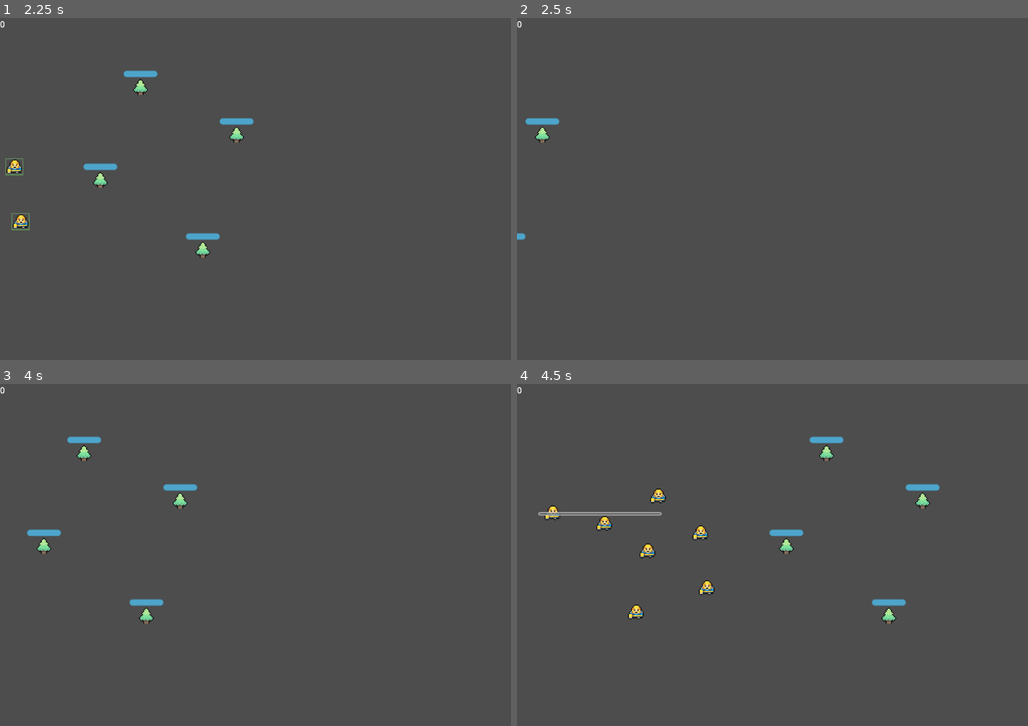
Above: before the commit, frames 1-4 (two rows, left to right).
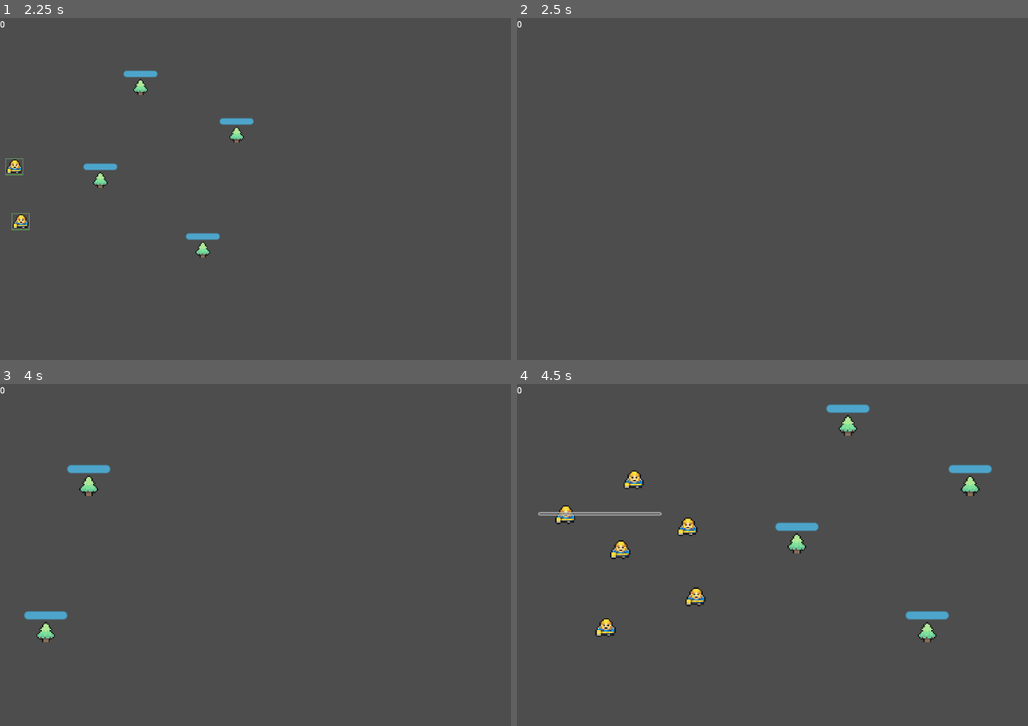
Above: after the commit, the same moments.

Repository: Nordtwig/project-kumquat
Game: Godot game, scene res://world.tscn
Two runs of this game, one before a commit and one after it. Both use one fixed random seed, a clock stepped at 60 frames per second and the inputs below.
Inputs (mouse positions are in pixels of both pictures, inside the frame that each line leads up to):
- Up to frame 1 (2.25 s): tap Enter at 0.5 s; drag from (132, 189) to (373, 253) at 0.52 s; drag from (183, 168) to (373, 253) at 1.27 s; move the mouse to (143, 130) at 2.02 s; hold Right (ui_right) from 2.03 s (still down); click (143, 130) at 2.1 s
- Up to frame 2 (2.5 s): keep holding Right (ui_right); tap Mouse wheel up (WheelUp, bound only after the commit) at 2.3 s
- Up to frame 3 (4 s): release Right (ui_right) at 2.75 s; drag from (275, 623) to (122, 503) at 2.77 s; move the mouse to (485, 606) at 3.52 s; hold Left (ui_left) from 3.53 s (still down); tap Mouse wheel down (WheelDown, bound only after the commit) at 3.6 s; click (485, 606) at 3.67 s; tap Mouse wheel up (WheelUp, bound only after the commit) at 3.8 s
- Up to frame 4 (4.5 s): release Left (ui_left) at 4.25 s; drag from (537, 513) to (910, 503) at 4.27 s

Frame 1 is identical in both runs. In frame 2, 0.2% of the frame differs, in the area x 0-9%, y 29-65%; in frame 3, 1.5%; in frame 4, 3.6%, in the area x 5-93%, y 6-76%.

Commit message:
add camera zoom

Diff:
--- a/UI/Camera.gd
+++ b/UI/Camera.gd
@@ -9,6 +9,10 @@
 @export var _zoom_margin: float = 0.1
 @export var _zoom_min: float = 0.5
 @export var _zoom_max: float = 3.0
+
+var zoom_factor = 1.0
+var zoom_position = Vector2()
+var is_zooming = false
 
 var mousePos: Vector2 = Vector2()
 var mousePosGlobal: Vector2 = Vector2()
@@ -30,6 +34,16 @@
 
 	position.x = lerp(position.x, position.x + input_x * _speed * zoom.x, _speed * delta)
 	position.y = lerp(position.y, position.y + input_y * _speed * zoom.y, _speed * delta)
+
+	zoom.x = lerp(zoom.x, zoom.x * zoom_factor, _zoom_speed * delta)
+	zoom.y = lerp(zoom.y, zoom.y * zoom_factor, _zoom_speed * delta)
+
+	zoom.x = clamp(zoom.x, _zoom_min, _zoom_max)
+	zoom.y = clamp(zoom.y, _zoom_min, _zoom_max)
+
+	if not is_zooming:
+		zoom_factor = 1.0
+
 
 	if Input.is_action_just_pressed("LeftClick"):
 		start = mousePosGlobal
@@ -55,6 +69,23 @@
 
 
 func _input(event):
+	if abs(zoom_position.x - get_global_mouse_position().x) > _zoom_margin:
+		zoom_factor = 1.0
+	if abs(zoom_position.y - get_global_mouse_position().y) > _zoom_margin:
+		zoom_factor = 1.0
+
+	if event is InputEventMouseButton:
+		if event.is_pressed():
+			is_zooming = true
+			if event.is_action("WheelDown"):
+				zoom_factor -= 0.01 * _zoom_speed
+				zoom_position = get_global_mouse_position()
+			if event.is_action("WheelUp"):
+				zoom_factor += 0.01 * _zoom_speed
+				zoom_position = get_global_mouse_position()
+	else:
+		is_zooming = false
+
 	if event is InputEventMouse:
 		mousePos = event.position
 		mousePosGlobal = get_global_mouse_position()
--- a/project.godot
+++ b/project.godot
@@ -35,6 +35,16 @@
 "events": [Object(InputEventMouseButton,"resource_local_to_scene":false,"resource_name":"","device":-1,"window_id":0,"a …(255 unchanged characters)…
 ]
 }
+WheelUp={
+"deadzone": 0.5,
+"events": [Object(InputEventMouseButton,"resource_local_to_scene":false,"resource_name":"","device":-1,"window_id":0,"alt_pressed":false,"shift_pressed":false,"ctrl_pressed":false,"meta_pressed":false,"button_mask":8,"position":Vector2(60, 13),"global_position":Vector2(64, 54),"factor":1.0,"button_index":4,"canceled":false,"pressed":true,"double_click":false,"script":null)
+]
+}
+WheelDown={
+"deadzone": 0.5,
+"events": [Object(InputEventMouseButton,"resource_local_to_scene":false,"resource_name":"","device":-1,"window_id":0,"alt_pressed":false,"shift_pressed":false,"ctrl_pressed":false,"meta_pressed":false,"button_mask":16,"position":Vector2(57, 9),"global_position":Vector2(61, 50),"factor":1.0,"button_index":5,"canceled":false,"pressed":true,"double_click":false,"script":null)
+]
+}
 
 [rendering]
 
--- a/unit.tscn
+++ b/unit.tscn
@@ -15,6 +15,21 @@
 border_color = Color(0.337255, 0.694118, 0.282353, 1)
 border_blend = true
 
+[sub_resource type="Animation" id="Animation_6q2q8"]
+length = 0.001
+tracks/0/type = "value"
+tracks/0/imported = false
+tracks/0/enabled = true
+tracks/0/path = NodePath("Arthax:frame")
+tracks/0/interp = 1
+tracks/0/loop_wrap = true
+tracks/0/keys = {
+"times": PackedFloat32Array(0),
+"transitions": PackedFloat32Array(1),
+"update": 1,
+"values": [0]
+}
+
 [sub_resource type="Animation" id="Animation_e7hpn"]
 resource_name = "walk_down"
 length = 0.5
@@ -30,21 +45,6 @@
 "transitions": PackedFloat32Array(1, 1, 1, 1, 1),
 "update": 1,
 "values": [0, 1, 2, 3, 4]
-}
-
-[sub_resource type="Animation" id="Animation_6q2q8"]
-length = 0.001
-tracks/0/type = "value"
-tracks/0/imported = false
-tracks/0/enabled = true
-tracks/0/path = NodePath("Arthax:frame")
-tracks/0/interp = 1
-tracks/0/loop_wrap = true
-tracks/0/keys = {
-"times": PackedFloat32Array(0),
-"transitions": PackedFloat32Array(1),
-"update": 1,
-"values": [0]
 }
 
 [sub_resource type="AnimationLibrary" id="AnimationLibrary_4yb3i"]
